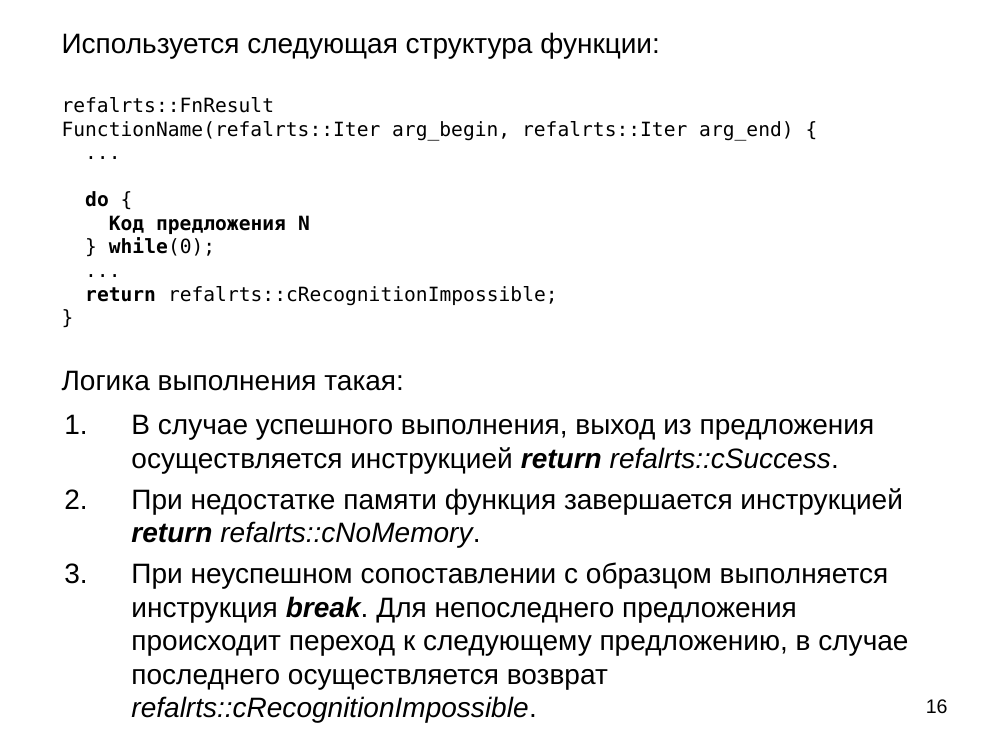
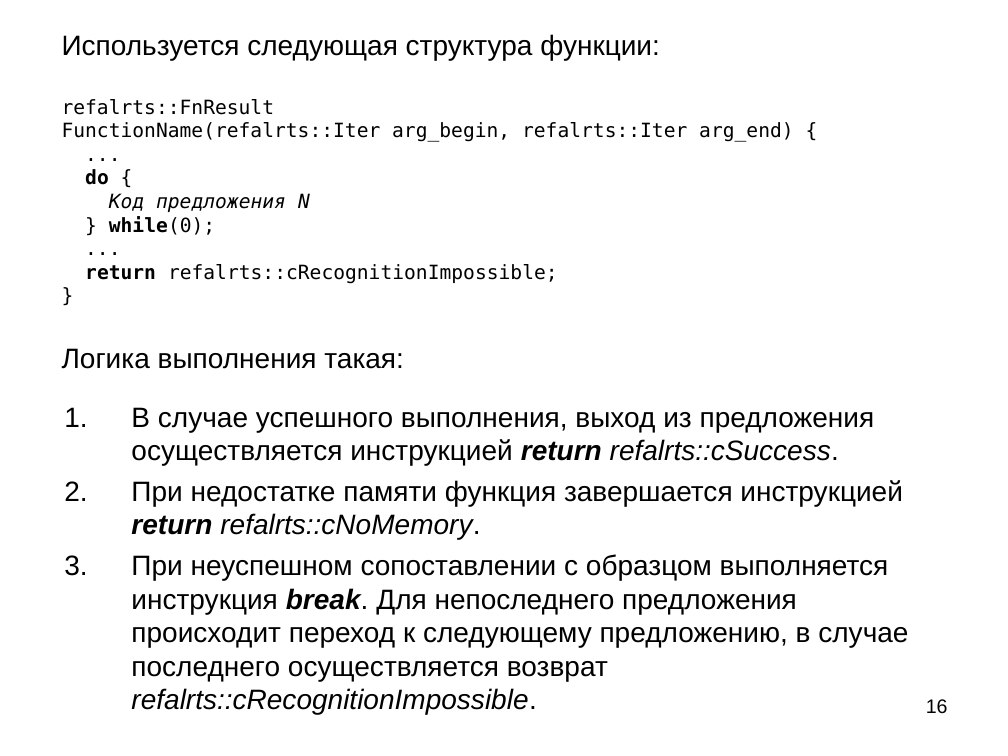
Before and after one commit to bmstu-iu9/refal-5-lambda, a slide deck: slide 16 of doc/Компилятор Простого Рефала.ppt. Drawn at 1008x756 pixels with LibreOffice and Linux fonts; fonts in the diff are those of the drawing. Boxes give left, top, right and bottom in pixels: in the first picture for what was removed or moved away, otherwise in the second. Text is boxed around its words. In the diff, an @@ line names an element or a change of style, - is before the commit and + after.

```diff
--- a/doc/Компилятор Простого Рефала.ppt
+++ b/doc/Компилятор Простого Рефала.ppt
@@ text "Используется следующая структура функции: refalrts::FnResult ..." at (62, 34, 793, 369): bold off, italic on in "Код предложения N" @@
@@ text "В случае успешного выполнения, выход ...": place and size @@
-text "В случае успешного выполнения, выход ..." at (131, 414, 908, 723)
+text "В случае успешного выполнения, выход ..." at (131, 407, 908, 715)
```
Also in this commit, not shown: 6 other slides changed, 2 other files.
